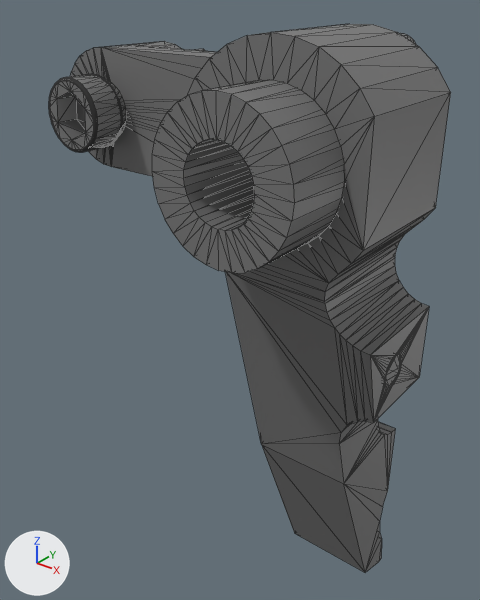
The COLLADA model src/my_robot_description/meshes/dae/jaw_right.dae as it was, and as the next commit left it.
Before and after are seen from a 50 mm camera at (0.0232, -0.0472, -0.0253) aimed at (-0.018, 0.0042, -0.0572). The axes (+X, +Y, +Z) are drawn at lower left. The lights are the same throughout. The picture after the commit comes second. Mesh edges are drawn as thin lines. Where no turn or scale is listed for an object, it has been applied to the vertices. Vertices at exactly the same position are counted once.

Objects in the first picture: 'DOBOT_Magician-mit-TOOLS_Greifer.001'.
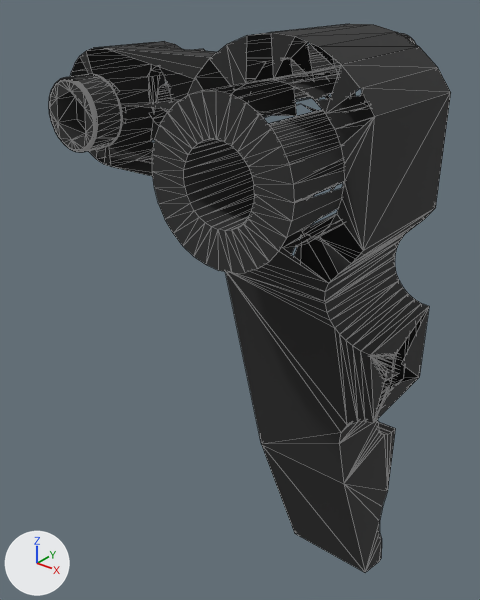
Where the newer file only moved an object's origin or applied its transform, the numbers keep the older frame.

Where the change shows, as pixel boxes (x1, y1, x2, y2) in the pictures (480 x 600 px):
part 1 of me_dobot_magician_mit_tools_greifer_001, cut back
    before: (70, 47, 195, 177)
part 2 of me_dobot_magician_mit_tools_greifer_001, deleted
    before: (375, 307, 429, 418)
part 3 of me_dobot_magician_mit_tools_greifer_001, recoloured (grey to black)
    both: (49, 24, 451, 572)

What the commit changed:
Material 'DOBOT_Magician_mit_TOOLS_Greifer_001' (mat_dobot_magician_mit_tools_greifer_001) is new.
Its base color is (0.0272, 0.0272, 0.0272) (black #2e2e2e).
Its roughness is 0.9.
me_dobot_magician_mit_tools_greifer_001 is used by ob_dobot_magician_mit_tools_greifer_001; location (0.0, 0.0, 0.0).
me_dobot_magician_mit_tools_greifer_001 had 1369 vertices, 2998 faces and spanned x -0.0275..0.0071, y -0.0204..0.0472, z -0.077..-0.028.
me_dobot_magician_mit_tools_greifer_001 now has 1233 vertices, 1861 faces and spans x -0.0275..0.0071, y -0.0204..0.0472, z -0.077..-0.028.
me_dobot_magician_mit_tools_greifer_001 part 1: 1 vertex moved within x -0.0223, y -0.0094, z -0.037; 126 vertices removed from x -0.0249..-0.02, y -0.0094..-0.0011, z -0.038..-0.033.
me_dobot_magician_mit_tools_greifer_001 part 2: 9 vertices removed from x -0.0039..0.0071, y -0.0116..-0.0093, z -0.0505..-0.0483.
me_dobot_magician_mit_tools_greifer_001 part 3: 1762 faces spanning x -0.0275..0.0071, y -0.0204..0.0472, z -0.077..-0.028 switch from mat_black_001 (grey #767676) to mat_dobot_magician_mit_tools_greifer_001 (black #2e2e2e).
Other edits to the shape of me_dobot_magician_mit_tools_greifer_001 do not show in these pictures.
